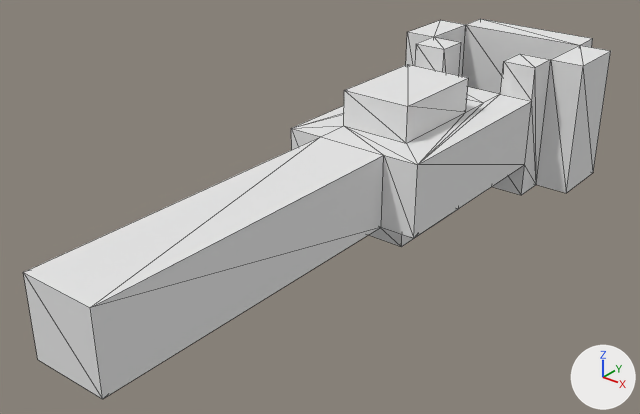
The OBJ model DirectXGame/Assets/Model/Item/Weapon/Arrow/Arrow.obj as it was, and as the next commit left it.
The view is the same before and after, from a 50 mm lens placed at (1.249, -1.688, 1.443), pointed at (-0.064, -0.047, 0.426). The lights are fixed; the arrows at lower right show +X, +Y and +Z. The first picture is the older version. Mesh edges are drawn as thin lines. Where no turn or scale is listed for an object, it has been applied to the vertices.

Script lines for the objects in view, before the commit:
```python
mat_palette = principled_material('palette')
mat_palette.base_color = (0.8, 0.8, 0.8)  # white #e7e7e7
mat_palette.roughness = 1.0
me_untitled = bpy.data.meshes.new('Untitled')
me_untitled.from_pydata(...)  # 72 vertices, 144 faces; spans x -0.3..0.3, y -0.9..1.0, z 0.3..0.7
me_untitled.materials.append(mat_palette)  # white #e7e7e7
ob_untitled = bpy.data.objects.new('Untitled', me_untitled)
ob_untitled.location = (0.0, 0.0, 0.0)
```
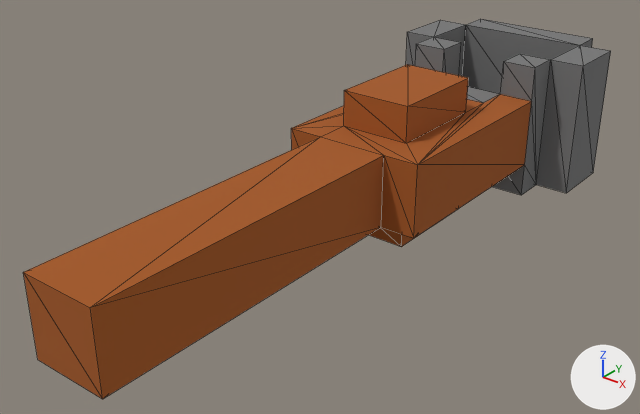
The newer file is also rescaled (x2.0) as a whole; pictures and numbers use the older file's frame.

Location of each change, [x1, y1, x2, y2] in pixels of the pictures (640 x 414 px):
```json
{"object": "Untitled", "change": "surface changed", "before": [23, 19, 611, 399], "after": [23, 19, 611, 399], "on screen": "white to brown"}
```

The change, as JSON lines over the scene's bpy script:
```json
{"op": "add", "block": "img_arrow_png", "code": ["img_arrow_png = load_image('Arrow.png', 'Arrow.png', 256, 1, 'sRGB')"]}
{"op": "remove", "block": "mat_palette", "code": "mat_palette.base_color = (0.8, 0.8, 0.8)  # white #e7e7e7"}
{"op": "add", "block": "mat_palette", "code": "mat_palette.texture = img_arrow_png"}
```
